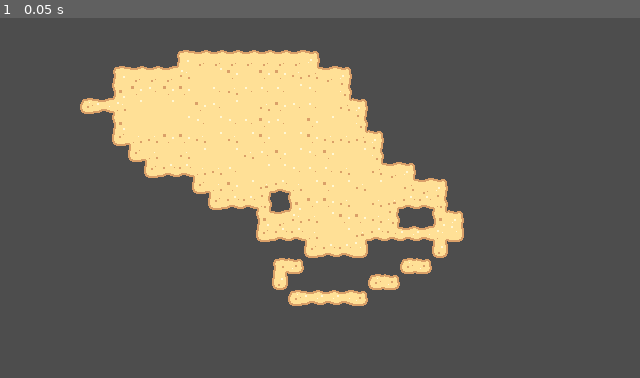
Above: before the commit, frame 1.
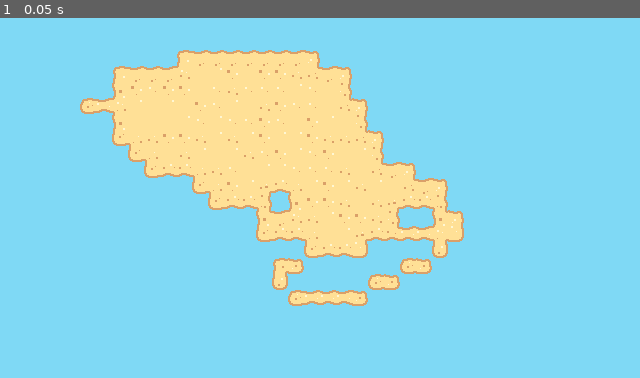
Above: after the commit, the same moment.

Repository: ninesliced/micro-jam-061
Game: Godot game, scene res://src/scripts/game/game.tscn
Same seed, same stepped clock (60 frames per second), same inputs: the game is played once before the commit and once after it. The project has no main scene, so this scene is started directly.
Inputs:
- Up to frame 1 (0.05 s): no input

The runs differ from the first frame. In frame 1, 79% of the frame differs, in the area x 0-100%, y 0-100%.
Error after the commit: Parse Error: Expected identifier after "." for attribute access. (res://src/scripts/map/map.gd:34)

Commit message:
Basic map

Diff:
--- a/project.godot
+++ b/project.godot
@@ -29,3 +29,4 @@
 
 textures/canvas_textures/default_texture_filter=0
 rendering_device/driver.windows="d3d12"
+environment/defaults/default_clear_color=Color(0.49803922, 0.8509804, 0.9607843, 1)
--- a/src/scripts/game/game.tscn
+++ b/src/scripts/game/game.tscn
@@ -1,11 +1,18 @@
 [gd_scene format=4 uid="uid://7f08wus2t5vh"]
 
 [ext_resource type="TileSet" uid="uid://cpmu7c5wdr8wy" path="res://src/scripts/game/main_tile_set.tres" id="1_wkw5d"]
+[ext_resource type="PackedScene" uid="uid://da0t467v22tbh" path="res://src/scripts/map/map.tscn" id="2_o4j0j"]
 
 [node name="Game" type="Node2D" unique_id=778324019]
 
-[node name="CanvasModulate" type="CanvasModulate" parent="." unique_id=1983541688]
+[node name="Sprite2D" type="Sprite2D" parent="." unique_id=1800989105]
+position = Vector2(136, 166.75)
+scale = Vector2(1.109375, 334.5)
 
-[node name="TileMapLayer" type="TileMapLayer" parent="." unique_id=1994576806]
+[node name="Map" parent="." unique_id=1065599540 instance=ExtResource("2_o4j0j")]
+
+[node name="ItemLayer" type="TileMapLayer" parent="Map" unique_id=790730890]
+
+[node name="ElementLayer" type="TileMapLayer" parent="Map" unique_id=1994576806]
 tile_map_data = PackedByteArray("AAATAAgAAAAMAAAAAAASAAkAAAAMAAAAAAARAAkAAAAMAAEAAAARAAoAAAAJAAMAAAASAAsAAAAIAAEAAAATAA …(3024 unchanged characters)…
 tile_set = ExtResource("1_wkw5d")
--- a/src/scripts/map/map.gd
+++ b/src/scripts/map/map.gd
@@ -17,6 +17,10 @@
 	Vector2i(0,0): Block.new(elementType["Sand"], null)
 }
 
+@onready var item_layer: TileMapLayer = $ItemLayer
+@onready var element_layer: TileMapLayer = $ElementLayer
+
+
 func interact_at(pos: Vector2i, picakble: Pickable):
 	# Place item
 	if pos in map.keys():
@@ -27,8 +31,11 @@
 
 func place_item(pos: Vector2i, item: String):
 	return
+	item_layer.
 
-func place_element(pos)
+func place_element(pos: Vector2i):
+	pass
+	element_layer
 
 # Called when the node enters the scene tree for the first time.
 func _ready() -> void:
@@ -38,4 +45,3 @@
 # Called every frame. 'delta' is the elapsed time since the previous frame.
 func _process(delta: float) -> void:
 	pass
-func place_item(item):
